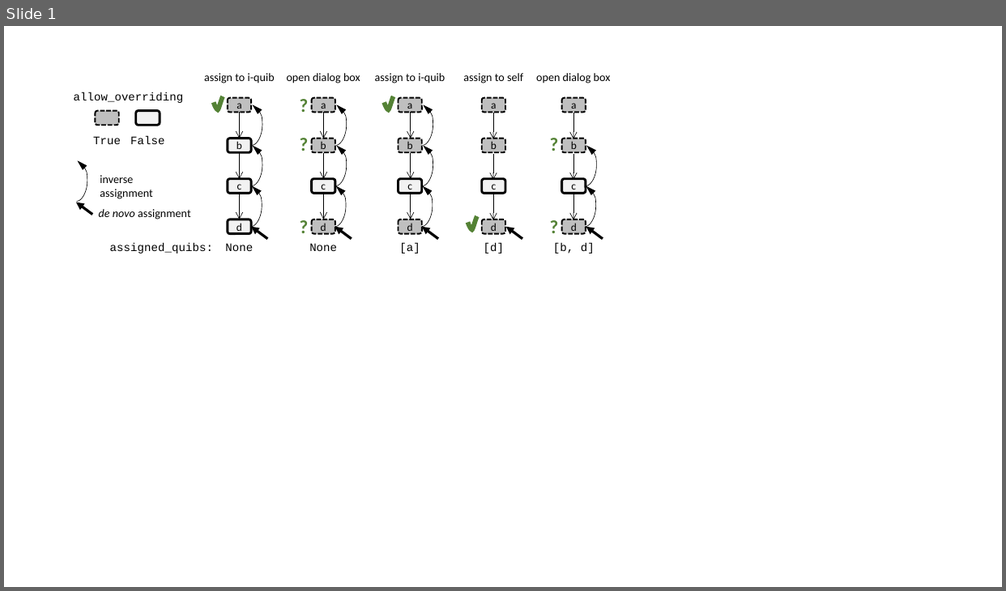
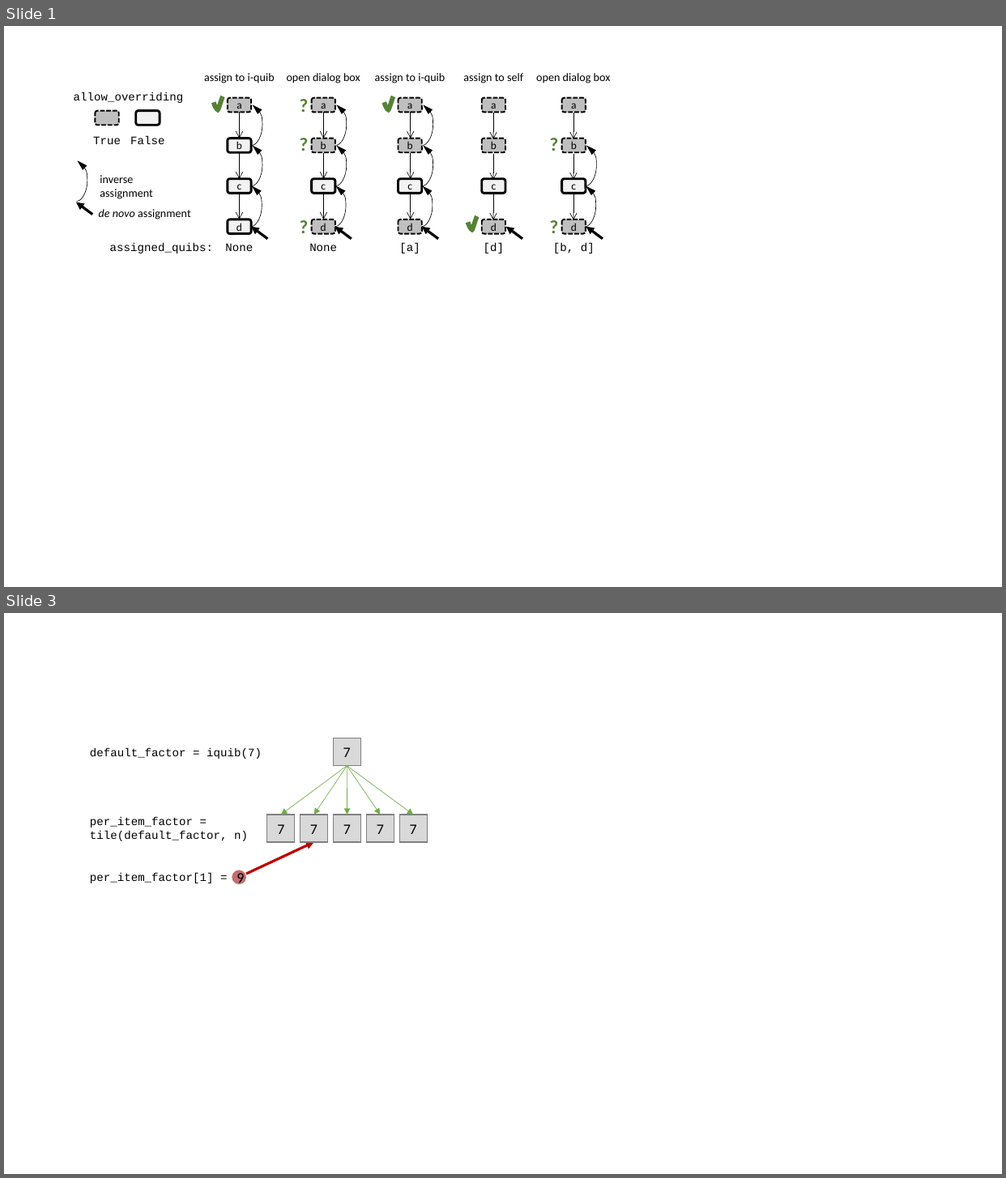
Before and after one commit to Technion-Kishony-lab/quibbler, a slide deck: docs/inverse.pptx. Shown one above the other, each under a label of ours: slide 1 before the commit, slides 1 and 3 after it; the slides between them are not shown. The pictures are 1006x591 and 1006x1178 pixels, drawn with LibreOffice and Linux fonts; fonts in the diff are those of the drawing. Boxes give left, top, right and bottom in pixels: in the first picture for what was removed or moved away, otherwise in the second. Text is boxed around its words. In the diff, an @@ line names an element or a change of style, - is before the commit and + after.

```diff
--- a/docs/inverse.pptx
+++ b/docs/inverse.pptx
@@ slide 3 added at [4,613,1002,1174], background #FFFFFF @@
@@ text added at [90,747,262,759], 11 pt, text #000000 @@
+default_factor = iquib(7)
@@ rectangle added at [334,738,361,766], fill #D9D9D9, outline #808080 1 pt, 14 pt, text #000000 @@
+7
@@ arrow added from (347, 766) to (281, 815), #70AD47 0.5 pt @@
@@ arrow added from (347, 766) to (314, 815), #70AD47 0.5 pt @@
@@ arrow added from (347, 766) to (347, 815), #70AD47 0.5 pt @@
@@ arrow added from (347, 766) to (381, 815), #70AD47 0.5 pt @@
@@ arrow added from (347, 766) to (414, 815), #70AD47 0.5 pt @@
@@ text added at [90,817,248,841], 11 pt, text #000000 @@
+per_item_factor =
+tile(default_factor, n)
@@ rectangle added at [267,815,296,842], fill #D9D9D9, outline #808080 1 pt, 14 pt, text #000000 @@
+7
@@ rectangle added at [300,815,328,842], fill #D9D9D9, outline #808080 1 pt, 14 pt, text #000000 @@
+7
@@ text added at [319,814,326,832], 14 pt, text #000000 @@
+9
@@ rectangle added at [334,815,361,842], fill #D9D9D9, outline #808080 1 pt, 14 pt, text #000000 @@
+7
@@ rectangle added at [366,815,394,842], fill #D9D9D9, outline #808080 1 pt, 14 pt, text #000000 @@
+7
@@ rectangle added at [399,815,427,842], fill #D9D9D9, outline #808080 1 pt, 14 pt, text #000000 @@
+7
@@ arrow added from (246, 875) to (314, 842), #C00000 2.5 pt @@
@@ text added at [90,873,214,884], 11 pt, text #000000 @@
+per_item_factor[1] =
@@ ellipse added at [232,871,246,884], fill #C06E6F, 14 pt, text #000000 @@
+9
```
Also in this commit, not shown: 4 other slides added, 1 other file.
